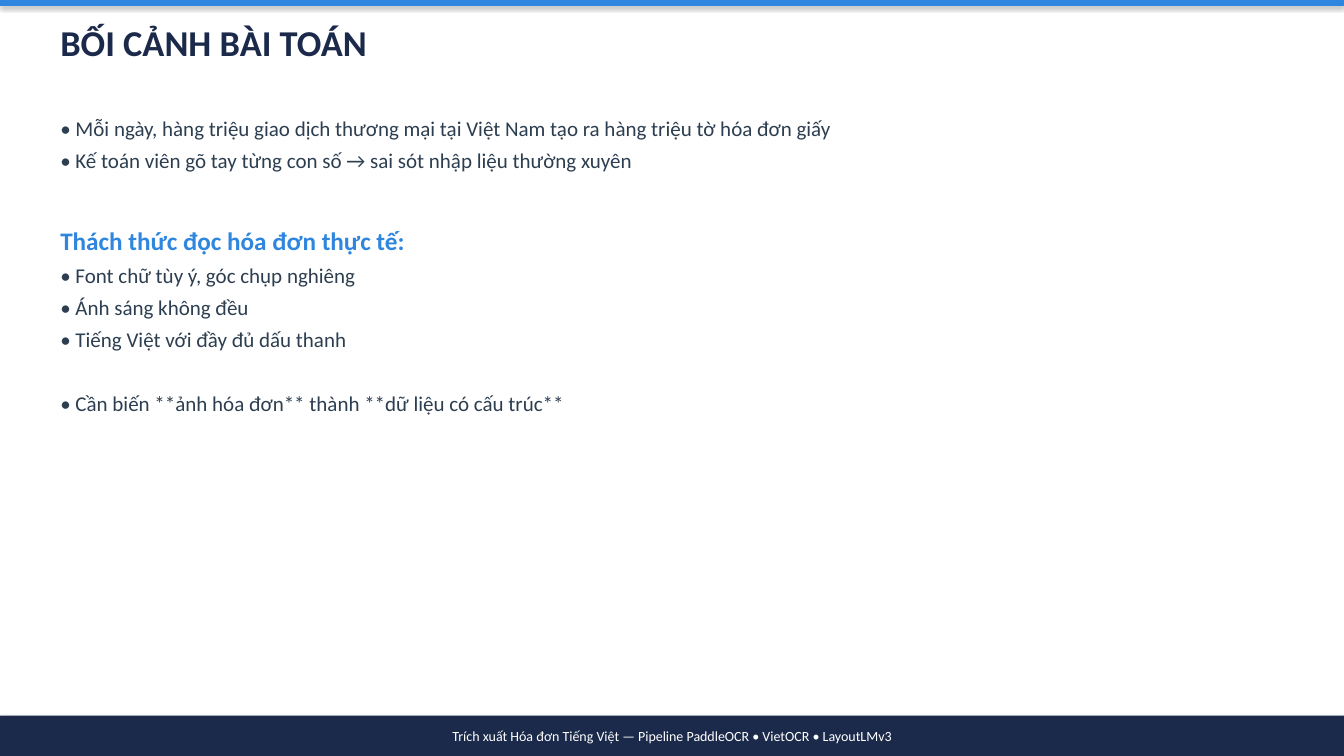
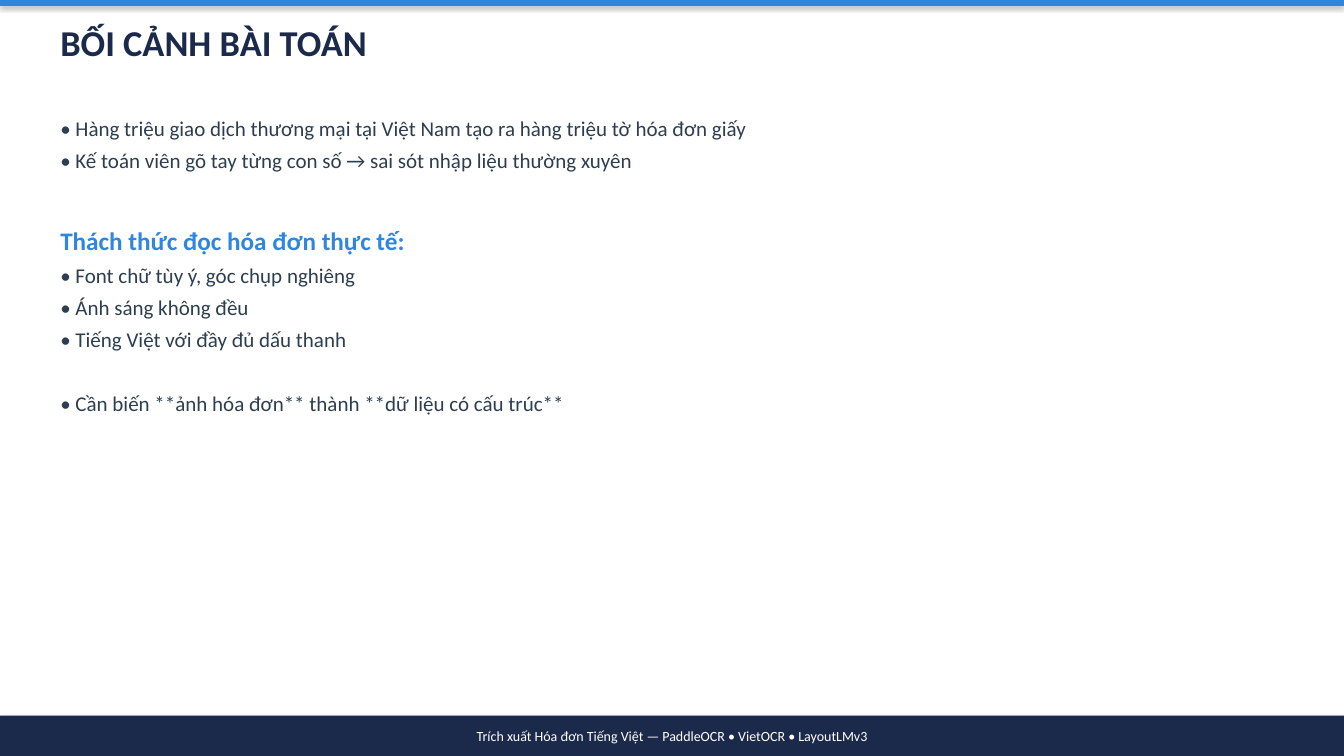
Before and after one commit to simasangggg/smartvn-report, a slide deck: slide 3 of slides/OCR-Presentation.pptx (slide 4 before the commit). Drawn at 1344x756 pixels with LibreOffice and Linux fonts; fonts in the diff are those of the drawing. Boxes give left, top, right and bottom in pixels: in the first picture for what was removed or moved away, otherwise in the second. Text is boxed around its words. In the diff, an @@ line names an element or a change of style, - is before the commit and + after.

Commit message:
refactor: OCR PPTX 21 slides với hình minh họa
- Giảm 29 → 21 slides (bỏ section dividers)
- Thêm 5 hình minh họa: Pipeline, Three-tiers, DB algorithm, VietOCR attention, LayoutLMv3
- Nội dung đầy đủ 8 phần như file PDF gốc

```diff
--- a/slides/OCR-Presentation.pptx
+++ b/slides/OCR-Presentation.pptx
@@ text at [75,120,746,140]: text changed @@
-• Mỗi ngày, hàng triệu giao dịch thương mại tại Việt Nam tạo ra hàng triệu tờ hóa đơn giấy
+• Hàng triệu giao dịch thương mại tại Việt Nam tạo ra hàng triệu tờ hóa đơn giấy
@@ text in rectangle at [477,730,867,744]: text changed @@
-Trích xuất Hóa đơn Tiếng Việt — Pipeline PaddleOCR • VietOCR • LayoutLMv3
+Trích xuất Hóa đơn Tiếng Việt — PaddleOCR • VietOCR • LayoutLMv3
```
Also in this commit, not shown: 20 other slides changed, 8 slides removed, 6 other files.
